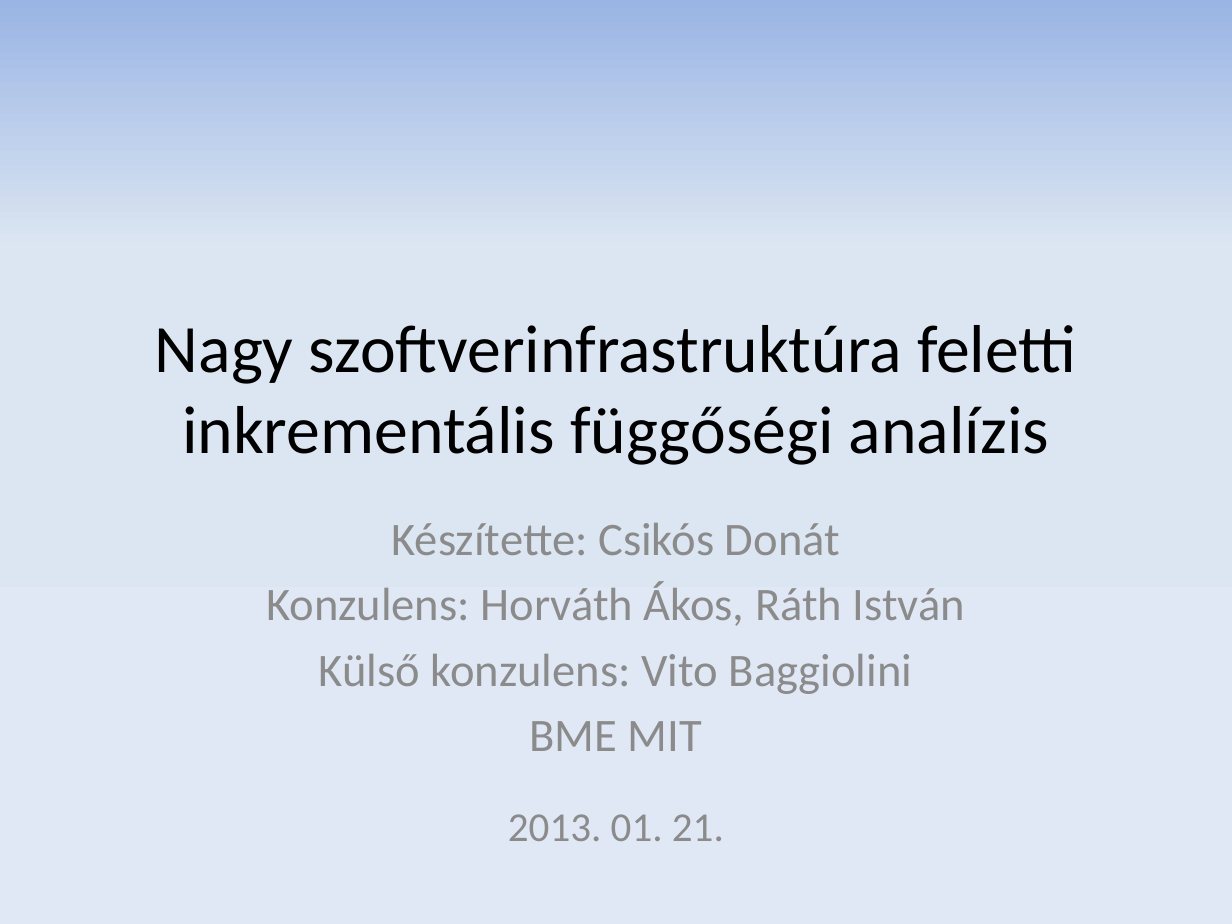
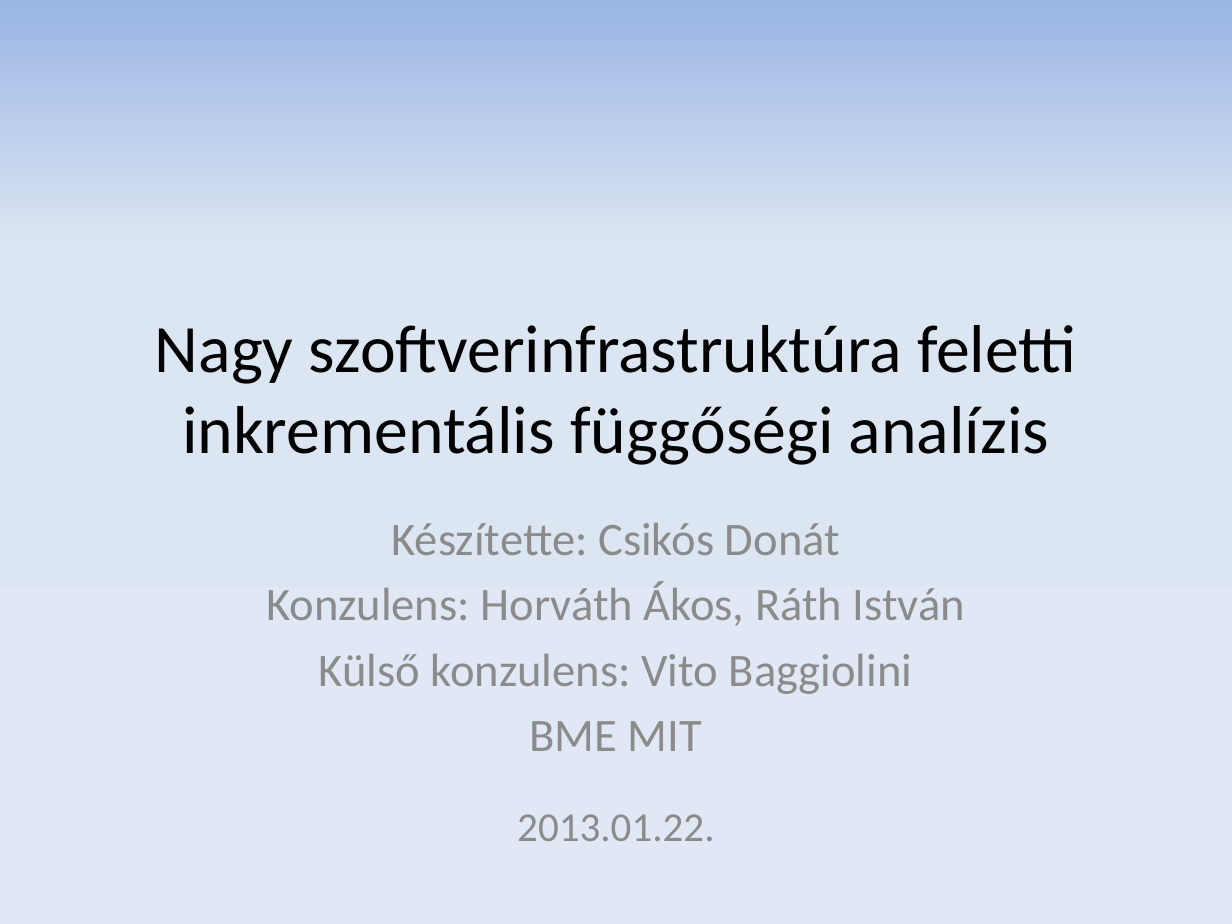
Before and after one commit to donat/incquery-deps, a slide deck: slide 1 of incquery-deps-thesis/presentation/zv_csikos_donat.pptx. Drawn at 1232x924 pixels with LibreOffice and Linux fonts; fonts in the diff are those of the drawing. Boxes give left, top, right and bottom in pixels: in the first picture for what was removed or moved away, otherwise in the second. Text is boxed around its words. In the diff, an @@ line names an element or a change of style, - is before the commit and + after.

```diff
--- a/incquery-deps-thesis/presentation/zv_csikos_donat.pptx
+++ b/incquery-deps-thesis/presentation/zv_csikos_donat.pptx
@@ text at (517, 814, 714, 841): text changed @@
-2013. 01. 21.
+2013.01.22.
```
Also in this commit, not shown: 5 other slides changed.
